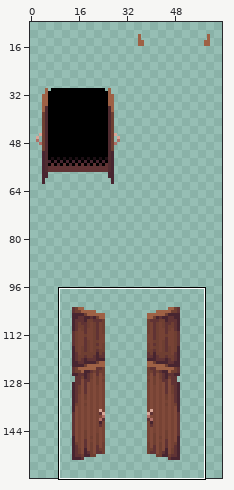
Two versions of one sprite sheet, Resources/Textures/_CP14/Structures/Storage/Dressers/wood_cupboard.rsi/base_open.png. Above: a wide view before the commit, with the close-up outlined.
Close-up. Old version:
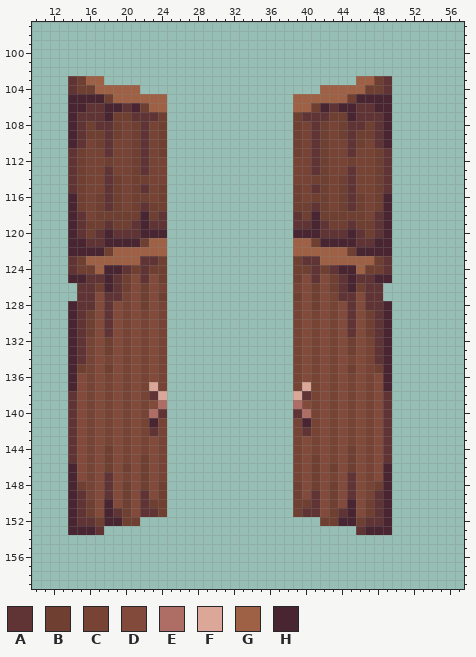
The file is 64x192 pixels. Colours within 5 levels of each other are drawn and written as one. Shown: x 10..57, y 97..159. The wide view leaves out empty margins. The commit also changed other parts of the picture, which this record leaves out.
Palette (. is transparent): A #603334  B #6f3f32  C #774335  D #814a3a  E #af6e65  F #daa798  G #9e6145  H #482530
Pixels before (only the part around the change), first column x 10:
 97 ................................................
 98 ................................................
 99 ................................................
100 ................................................
101 ................................................
102 ................................................
103 ....ABGG............................GGBA........
104 ....ABBGGGGG....................GGGGGBBA........
105 ....HHHHBGGGGGG..............GGGGGGBHHHH........
106 ....HHAAHHAHBGG..............GGBHAHHAAHH........
107 ....HAAAHBBAAAB..............BAAABBHAAAH........
108 ....HABAABCBACB..............BCABCBAABAH........
109 ....HABBABCBACB..............BCABCBABBAH........
110 ....HACBACCBACB..............BCABCCABCAH........
111 ....ABCCACCBACB..............BCABCCACCBA........
112 ....ABCCBCCBACC..............CCABCCBCCBA........
113 ....ABCCACCBACC..............CCABCCACCBA........
114 ....ABCCABCBBCC..............CCBBCBACCBA........
115 ....ABCCABCBACB..............BCABCBACCBA........
116 ....HBCBABCBBCB..............BCBBCBABCBH........
117 ....HBCBABCBABB..............BBABCBABCBH........
118 ....HACBBBBBHBA..............ABHBBBBBCAH........
119 ....HABBABBAHAA..............AAHABBABBAH........
120 ....HABAHAAAHHH..............HHHAAAHABAH........
121 ....HHAAHHHHBGG..............GGBHHHHAAHH........
122 ....HHHHBGGGGGG..............GGGGGGBHHHH........
123 ....ABGGGGGGAAB..............BAAGGGGGGBA........
124 ....ABBGHHABABB..............BBABAHHGBBA........
125 ....HHAAHABDADB..............BDADBAHAAHH........
126 .....AABHABDBDC..............CDBDBAHBAA.........
127 .....AADAACDBDB..............BDBDCAADAA.........
128 ....HAADADCDBDC..............CDBDCDADAAH........
129 ....HABDADCDCDC..............CDCDCDADBAH........
130 ....HABDADCDCDC..............CDCDCDADBAH........
131 ....HABDADCDCDC..............CDCDCDADBAH........
132 ....HACDBDCDCDC..............CDCDCDBDCAH........
133 ....HACDBDCDCDC..............CDCDCDBDCAH........
134 ....HACDCDCDCDC..............CDCDCDCDCAH........
135 ....HBCDBDCDCDC..............CDCDCDBDCBH........
136 ....HDCDCDCDCDC..............CDCDCDCDCDH........
137 ....HDCDCDCDCFC..............CFCDCDCDCDH........
138 ....ADCDCDCDCAF..............FACDCDCDCDA........
139 ....ADCDCDCDCDE..............EDCDCDCDCDA........
140 ....ADCDCDCDCEA..............AECDCDCDCDA........
141 ....ADCDCDCDCHC..............CHCDCDCDCDA........
142 ....ADCDCDCDCAC..............CACDCDCDCDA........
143 ....ADCDCDCDCDC..............CDCDCDCDCDA........
144 ....ADCDBDCDCDC..............CDCDCDBDCDA........
145 ....ADCDBDCDBDC..............CDBDCDBDCDA........
146 ....HDCDBDBDBDC..............CDBDBDBDCDH........
147 ....HDCDADCDBDC..............CDBDCDADCDH........
148 ....HBCDADBDBDB..............BDBDBDADCBH........
149 ....HACDADBDADB..............BDADBDADCAH........
150 ....HABDHDBDABB..............BBADBDHDBAH........
151 ....HABDHABDAAB..............BAADBAHDBAH........
152 ....HAABHHBB....................BBHHBAAH........
153 ....HHHA............................AHHH........
154 ................................................
155 ................................................
156 ................................................
157 ................................................
158 ................................................
159 ................................................
The result:
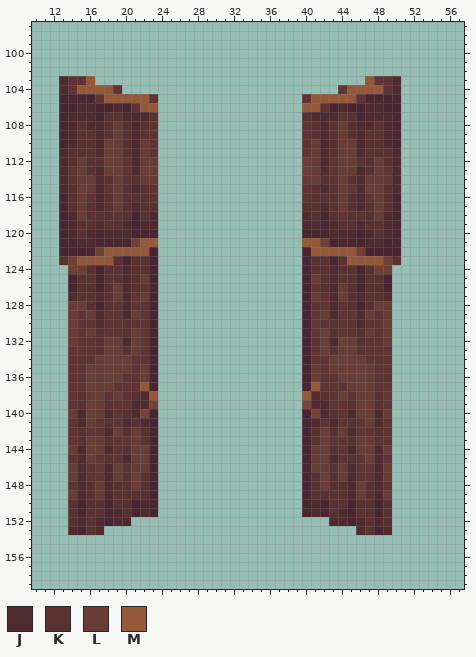
Colours new in this view: J #4f2b30  K #5a3131  L #683d36  M #93593a
From old to new:
y 103: x 13 . -> J; x 15..17 BGG -> AM.; x 46..48 GGB -> .MA; x 50 . -> J
y 104: x 13 . -> J; x 15..21 BBGGGGG -> MMMMA..; x 42..48 GGGGGBB -> ..AMMMM; x 50 . -> J
y 105: x 13 . -> H; x 17..24 HBGGGGGG -> AMMMMMA.; x 39..46 GGGGGGBH -> .AMMMMMA; x 50 . -> H
y 106: x 13 . -> H; x 15..17 HAA -> JJH; x 19..24 HAHBGG -> JHAMM.; x 39..44 GGBHAH -> .MMAHJ; x 46..48 AAH -> HJJ; x 50 . -> H
y 107: x 13..24 .HAAAHBBAAAB -> HJJJHKKJJJK.; x 39..50 BAAABBHAAAH. -> .KJJJKKHJJJH
y 108: x 13..24 .HABAABCBACB -> HJKJJKLKJKA.; x 39..50 BCABCBAABAH. -> .AKJKLKJJKJH
y 109: x 13..24 .HABBABCBACB -> HJKKJKLKJKA.; x 39..50 BCABCBABBAH. -> .AKJKLKJKKJH
y 110: x 13..24 .HACBACCBACB -> HJKKJLLKJLA.; x 39..50 BCABCCABCAH. -> .ALJKLLJKKJH
y 111: x 13..24 .ABCCACCBACB -> JKKKJLLKJLA.; x 39..50 BCABCCACCBA. -> .ALJKLLJKKKJ
y 112: x 13..24 .ABCCBCCBACC -> JKLKKLLAJLL.; x 39..50 CCABCCBCCBA. -> .LLJALLKKLKJ
y 113: x 13 . -> J; x 15..24 BCCACCBACC -> LKJLLAJLL.; x 39..48 CCABCCACCB -> .LLJALLJKL; x 50 . -> J
y 114: x 13 . -> J; x 15..24 BCCABCBBCC -> LLJKLAKLL.; x 39..48 CCBBCBACCB -> .LLKALKJLL; x 50 . -> J
y 115: x 13..17 .ABCC -> JKLLJ; x 19..24 BCBACB -> LKJKA.; x 39..44 BCABCB -> .AKJKL; x 46..50 CCBA. -> JLLKJ
y 116: x 13..24 .HBCBABCBBCB -> HKLAJKLKKKA.; x 39..50 BCBBCBABCBH. -> .AKKKLKJALKH
y 117: x 13..24 .HBCBABCBABB -> HKLKJKLKJKK.; x 39..50 BBABCBABCBH. -> .KKJKLKJKLKH
y 118: x 13..24 .HACBBBBBHBA -> HJLKKKAKHKJ.; x 39..50 ABHBBBBBCAH. -> .JKHKAKKKLJH
y 119: x 13..24 .HABBABBAHAA -> HJKKJKKJHJJ.; x 39..50 AAHABBABBAH. -> .JJHJKKJKKJH
y 120: x 13..21 .HABAHAAA -> HJKJHJJJH; x 24 H -> .; x 39 H -> .; x 42..50 AAAHABAH. -> HJJJHJKJH
y 121: x 13 . -> H; x 15..17 HAA -> JJH; x 21..24 HBGG -> BMM.; x 39..42 GGBH -> .MMB; x 46..48 AAH -> HJJ; x 50 . -> H
y 122: x 13 . -> H; x 17..24 HBGGGGGG -> BMMMMMH.; x 39..46 GGGGGGBH -> .HMMMMMB; x 50 . -> H
y 123: x 13..24 .ABGGGGGGAAB -> KBMMMMKHKKH.; x 39..50 BAAGGGGGGBA. -> .HKKHKMMMMBK
y 124: x 14 A -> B; x 16..24 BGHHABABB -> KHKKJKKH.; x 39..47 BBABAHHGB -> .HKKJKKHK; x 49 A -> B
y 125: x 15..24 HAAHABDADB -> KKHKKJKLH.; x 39..48 BDADBAHAAH -> .HLKJKKHKK
y 126: x 14..24 .AABHABDBDC -> HKKHKLJKAH.; x 39..49 CDBDBAHBAA. -> .HAKJLKHKKH
y 127: x 14..24 .AADAACDBDB -> JKKJKLJALH.; x 39..49 BDBDCAADAA. -> .HLAJLKJKKJ
y 128: x 14..24 HAADADCDBDC -> LLKHKAJAAH.; x 39..49 CDBDCDADAAH -> .HAAJAKHKLL
y 129: x 14 H -> L; x 16..17 BD -> LJ; x 19..24 DCDCDC -> AJLAH.; x 39..44 CDCDCD -> .HALJA; x 46..47 DB -> JL; x 49 H -> L
y 130: x 14 H -> L; x 16..17 BD -> AJ; x 19..24 DCDCDC -> AKAAH.; x 39..44 CDCDCD -> .HAAKA; x 46..47 DB -> JA; x 49 H -> L
y 131: x 14 H -> L; x 16..17 BD -> LK; x 19..24 DCDCDC -> AKLAH.; x 39..44 CDCDCD -> .HALKA; x 46..47 DB -> KL; x 49 H -> L
y 132: x 14 H -> L; x 16..24 CDBDCDCDC -> AKLLJLAH.; x 39..47 CDCDCDBDC -> .HALJLLKA; x 49 H -> L
y 133: x 14 H -> A; x 16..24 CDBDCDCDC -> AKLLKLAH.; x 39..47 CDCDCDBDC -> .HALKLLKA; x 49 H -> A
y 134: x 14 H -> A; x 16..24 CDCDCDCDC -> ALLLLAAH.; x 39..47 CDCDCDCDC -> .HAALLLLA; x 49 H -> A
y 135: x 14..24 HBCDBDCDCDC -> AALLLLLALH.; x 39..49 CDCDCDBDCBH -> .HLALLLLLAA
y 136: x 14..24 HDCDCDCDCDC -> AALLLLAALH.; x 39..49 CDCDCDCDCDH -> .HLAALLLLAA
y 137: x 14..24 HDCDCDCDCFC -> AALLLAAAMH.; x 39..49 CFCDCDCDCDH -> .HMAAALLLAA
y 138: x 15..24 DCDCDCDCAF -> KLLALAKJM.; x 39..48 FACDCDCDCD -> .MJKALALLK
y 139: x 15..24 DCDCDCDCDE -> KLLKAAJJC.; x 39..48 EDCDCDCDCD -> .CJJAAKLLK
y 140: x 14..21 ADCDCDCD -> LJLLJAKJ; x 23..24 EA -> H.; x 39..40 AE -> .H; x 42..49 DCDCDCDA -> JKAJLLJL
y 141: x 15..22 DCDCDCDC -> JLAKAJKJ; x 24 C -> .; x 39 C -> .; x 41..48 CDCDCDCD -> JKJAKALJ
y 142: x 15..24 DCDCDCDCAC -> KAAJLKLKH.; x 39..48 CACDCDCDCD -> .HKLKLJAAK
y 143: x 15..24 DCDCDCDCDC -> KLLKAALKH.; x 39..48 CDCDCDCDCD -> .HKLAAKLLK
y 144: x 14..24 ADCDBDCDCDC -> LJLLJAKLLH.; x 39..49 CDCDCDBDCDA -> .HLLKAJLLJL
y 145: x 15..24 DCDBDCDBDC -> JLAKAJLLH.; x 39..48 CDBDCDBDCD -> .HLLJAKALJ
y 146: x 14..24 HDCDBDBDBDC -> LJAAJLKLLH.; x 39..49 CDBDBDBDCDH -> .HLLKLJAAJL
y 147: x 14..24 HDCDADCDBDC -> LJAAJLKLKH.; x 39..49 CDBDCDADCDH -> .HKLKLJAAJL
y 148: x 14..24 HBCDADBDBDB -> AJKLJKKLKH.; x 39..49 BDBDBDADCBH -> .HKLKKJLKJA
y 149: x 14..24 HACDADBDADB -> LJKLJKKKKH.; x 39..49 BDADBDADCAH -> .HKKKKJLKJL
y 150: x 14..17 HABD -> KHKK; x 19..24 DBDABB -> KKHJH.; x 39..44 BBADBD -> .HJHKK; x 46..49 DBAH -> KKHK
y 151: x 14..17 HABD -> KHKK; x 19..24 ABDAAB -> JKHJH.; x 39..44 BAADBA -> .HJHKJ; x 46..49 DBAH -> KKHK
y 152: x 14..17 HAAB -> KJKJ; x 19..21 HBB -> JJ.; x 42..44 BBH -> .JJ; x 46..49 BAAH -> JKJK
y 153: x 14 H -> J; x 16..17 HA -> KJ; x 46..47 AH -> JK; x 49 H -> J
